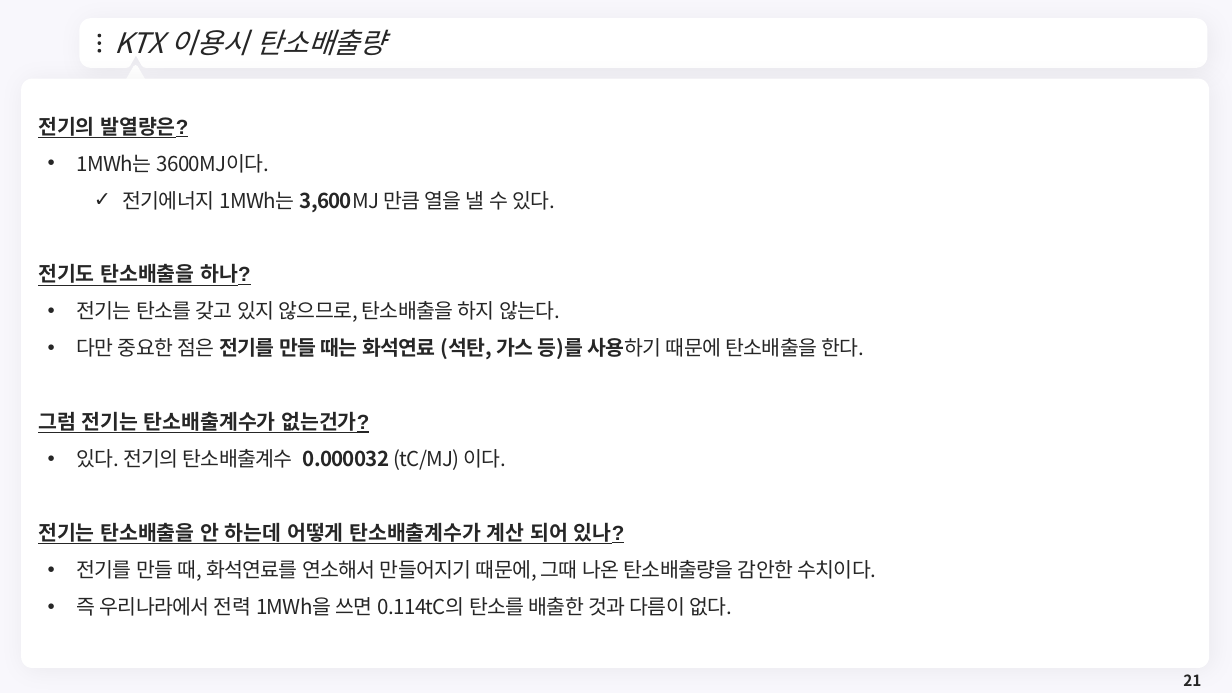
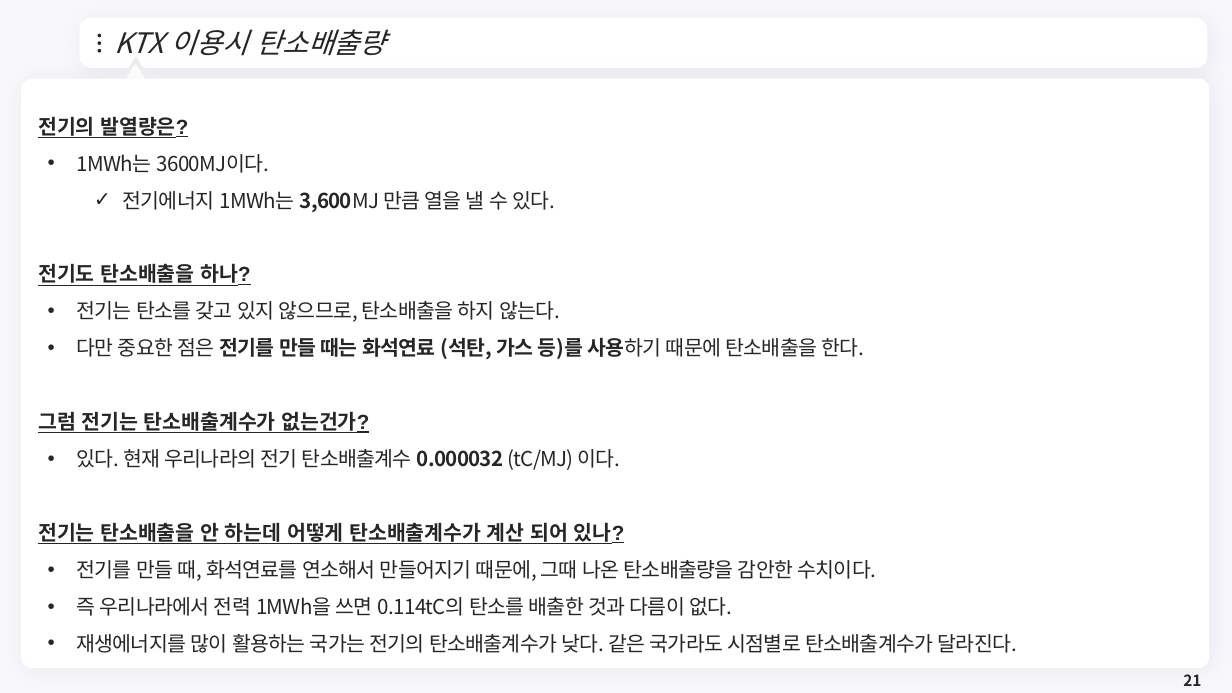
Before and after one commit to meandthey/Teaching, a slide deck: slide 21 of 생활속의 경제/01_Lectures/생활속의 경제_(에너지경제)_2.pptx. Drawn at 1232x693 pixels with LibreOffice and Linux fonts; fonts in the diff are those of the drawing; background and template pictures are left out. Boxes give left, top, right and bottom in pixels: in the first picture for what was removed or moved away, otherwise in the second. Text is boxed around its words. In the diff, an @@ line names an element or a change of style, - is before the commit and + after.

```diff
--- a/생활속의 경제/01_Lectures/생활속의 경제_(에너지경제)_2.pptx
+++ b/생활속의 경제/01_Lectures/생활속의 경제_(에너지경제)_2.pptx
@@ text at box(76, 449, 621, 470): text changed @@
-• 있다. 전기의 탄소배출계수 0.000032 (tC/MJ) 이다.
+• 있다. 현재 우리나라의 전기 탄소배출계수 0.000032 (tC/MJ) 이다.
@@ text at box(76, 634, 1017, 653): paragraph added @@
+• 재생에너지를 많이 활용하는 국가는 전기의 탄소배출계수가 낮다. 같은 국가라도 시점별로 탄소배출계수가 달라진다.
```
Also in this commit, not shown: 15 other slides changed, 10 other files.
